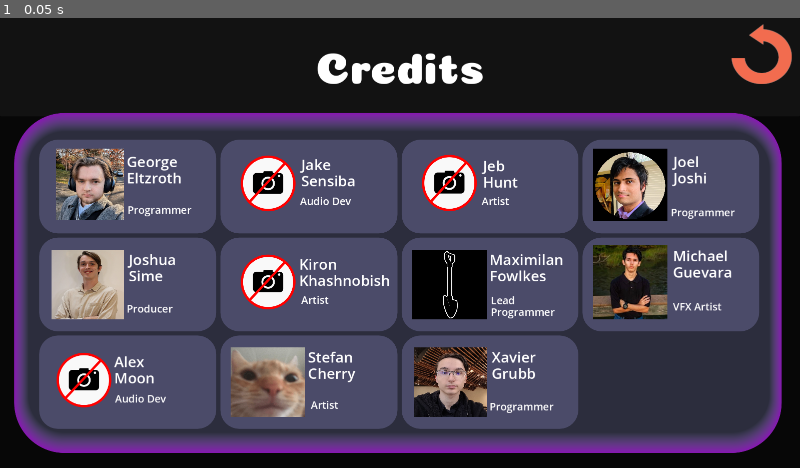
Above: before the commit, frame 1.
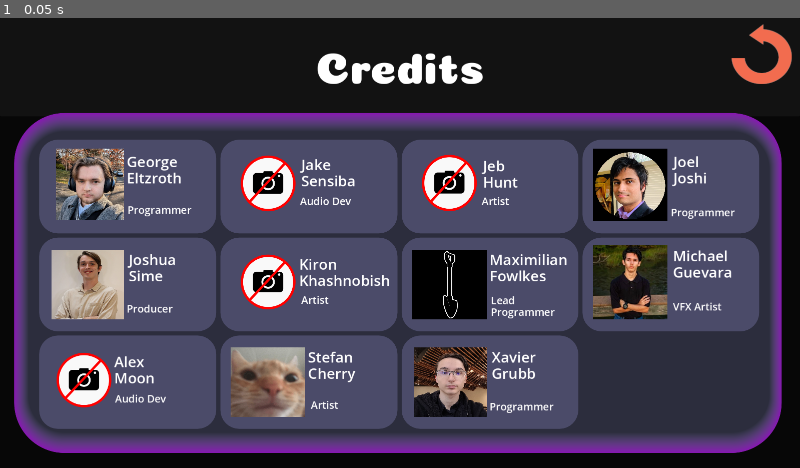
Above: after the commit, the same moment.

Repository: corpusCallosotomy/BubbleBowl
Game: Godot game, scene res://scenes/screens/menus/Credits.tscn
Two runs of this game, one before a commit and one after it. Both use one fixed random seed, a clock stepped at 60 frames per second and the inputs below. This scene is started directly instead of the project's main scene.
Inputs:
- Up to frame 1 (0.05 s): no input

The runs differ from the first frame. In frame 1, less than 0.1% of the frame differs, in the area x 65-71%, y 52-59%.

Commit message:
name fix

Diff:
--- a/scenes/screens/menus/Credits.tscn
+++ b/scenes/screens/menus/Credits.tscn
@@ -450,7 +450,7 @@
 offset_bottom = 3.0
 grow_vertical = 2
 theme_override_font_sizes/font_size = 36
-text = "Maximilan
+text = "Maximilian
 Fowlkes"
 label_settings = SubResource("LabelSettings_jpr2e")
 vertical_alignment = 1
